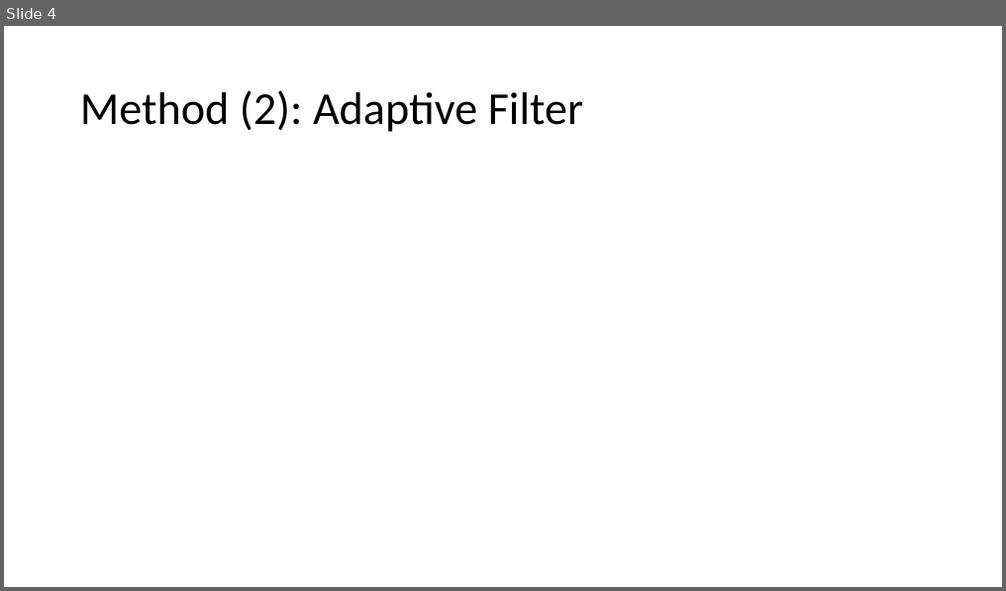
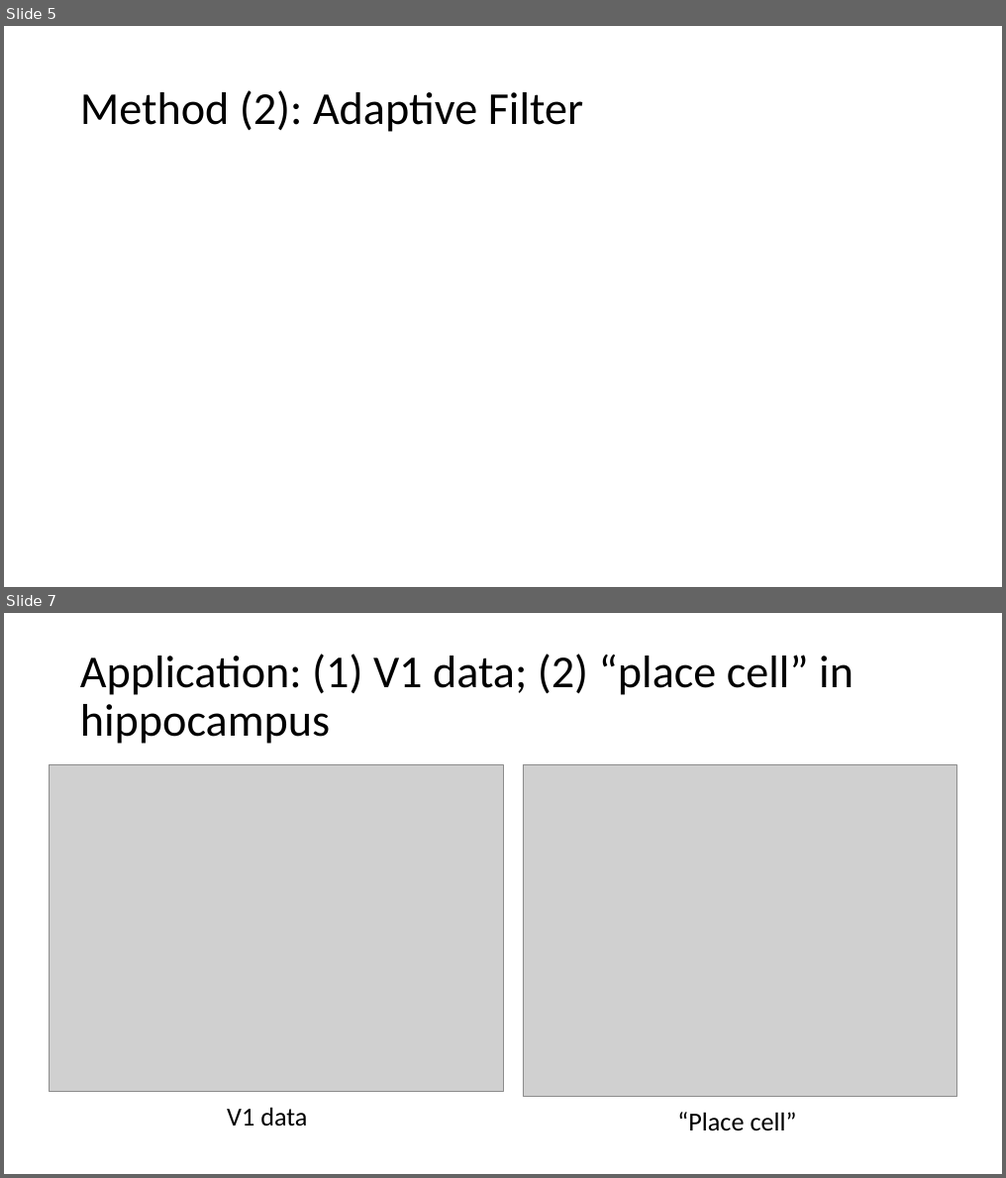
Before and after one commit to weigcdsb/COM_POISSON, a slide deck: documents/JSM_2021/4min_version.pptx. Shown one above the other, each under a label of ours: slide 4 before the commit, slides 5 and 7 after it; the slides between them are not shown. The pictures are 1006x591 and 1006x1178 pixels, drawn with LibreOffice and Linux fonts; fonts in the diff are those of the drawing; grey boxes stand for pictures. Boxes give left, top, right and bottom in pixels: in the first picture for what was removed or moved away, otherwise in the second. Text is boxed around its words. In the diff, an @@ line names an element or a change of style, - is before the commit and + after.

```diff
--- a/documents/JSM_2021/4min_version.pptx
+++ b/documents/JSM_2021/4min_version.pptx
@@ slide 7 added at bbox=[4, 613, 1002, 1174], background #FFFFFF @@
@@ title added at bbox=[80, 654, 853, 744], 44 pt, text #000000 @@
+Application: (1) V1 data; (2) “place cell” in hippocampus
@@ picture added at bbox=[50, 764, 503, 1091] @@
@@ picture added at bbox=[523, 764, 957, 1096] @@
@@ text added at bbox=[227, 1107, 307, 1127], 25 pt, text #000000 @@
+V1 data
@@ text added at bbox=[677, 1112, 797, 1132], 25 pt, text #000000 @@
+“Place cell”
@@ what was slide 4 is now slide 5 @@
```
Also in this commit, not shown: 2 slides changed, 2 other slides added, 2 slides removed, 2 other files.
